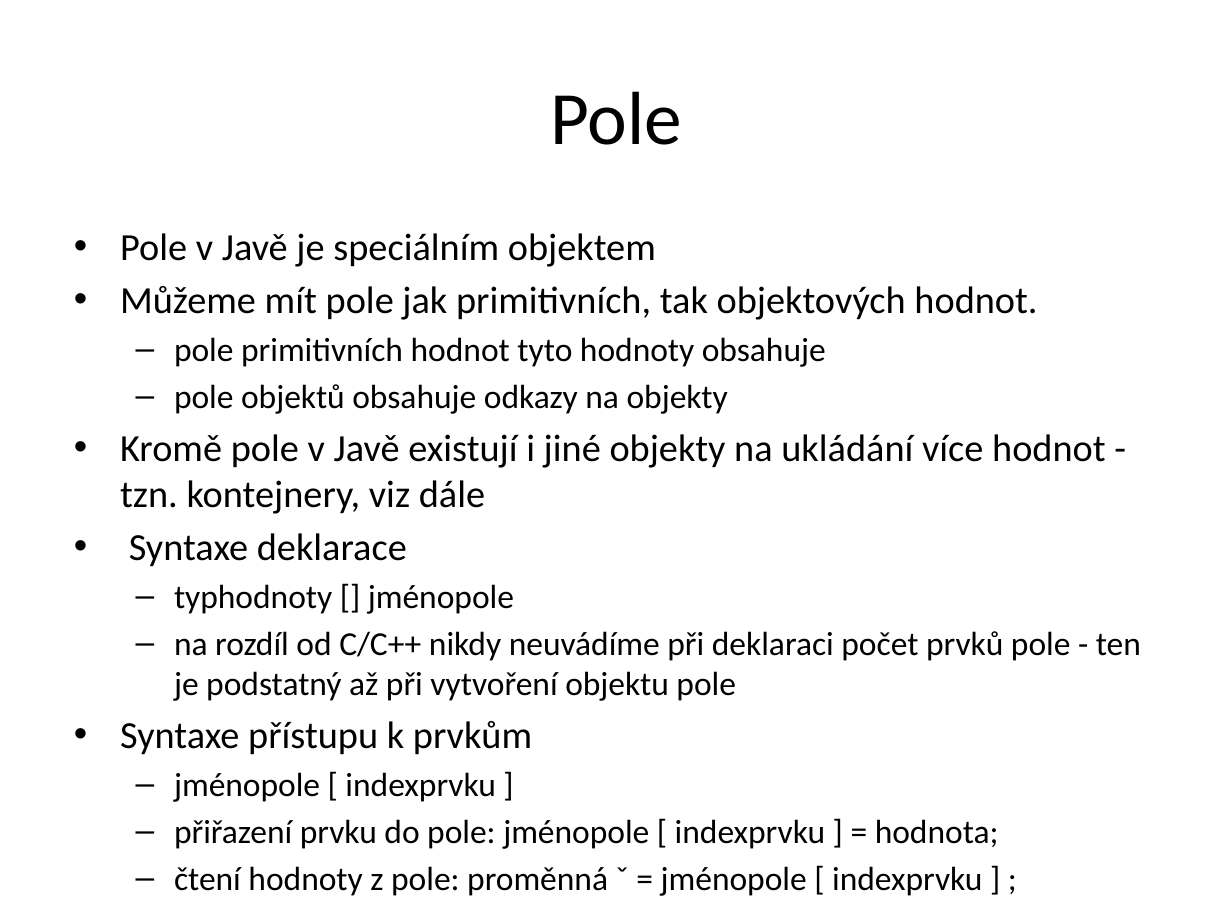
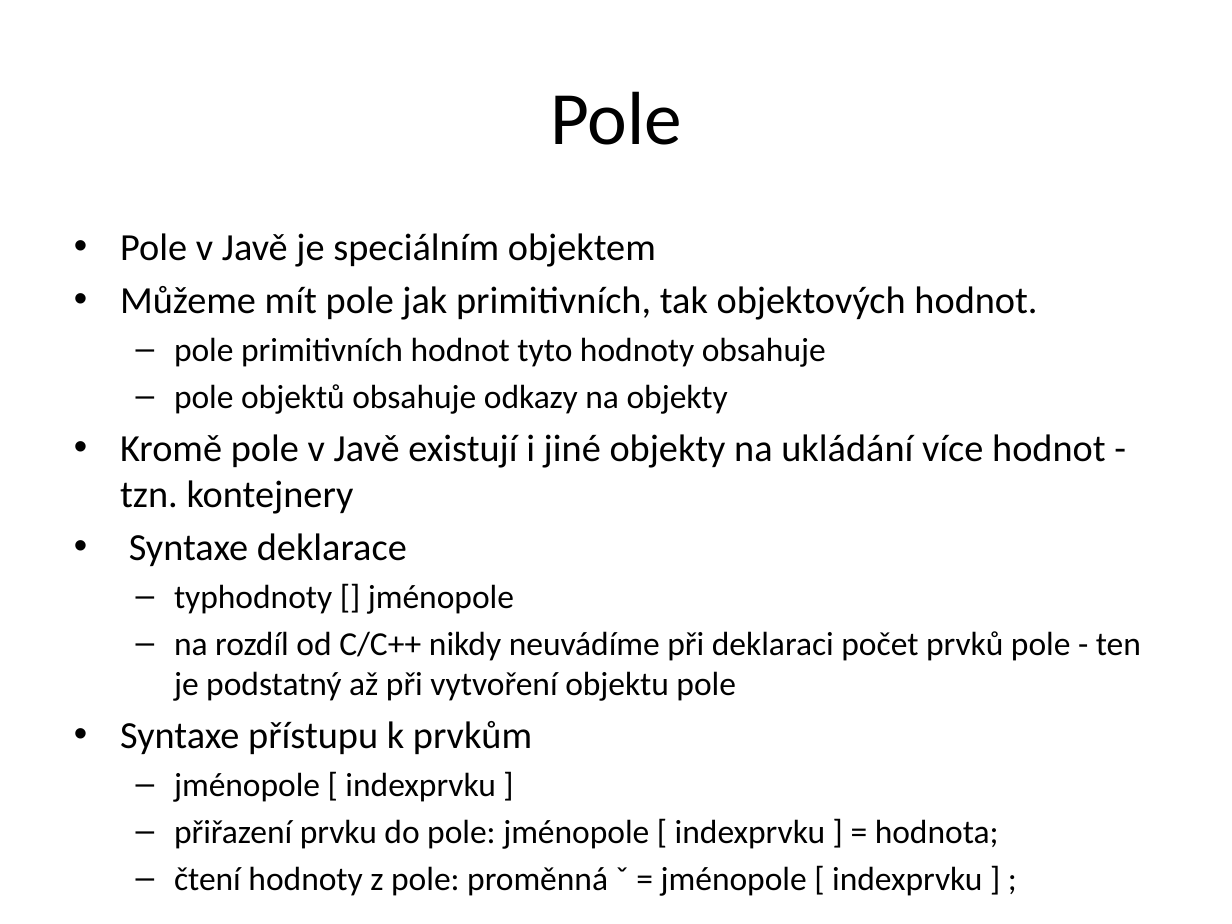
Before and after one commit to MichalNovak/allstuff, a slide deck: slide 2 of java.pptx. Drawn at 1232x924 pixels with LibreOffice and Linux fonts; fonts in the diff are those of the drawing. Boxes give left, top, right and bottom in pixels: in the first picture for what was removed or moved away, otherwise in the second. Text is boxed around its words. In the diff, an @@ line names an element or a change of style, - is before the commit and + after.

Commit message:
java
java

```diff
--- a/java.pptx
+++ b/java.pptx
@@ text at [120,434,1106,514]: text changed @@
-• Kromě pole v Javě existují i jiné objekty na ukládání více hodnot - tzn. kontejnery, viz dále
+• Kromě pole v Javě existují i jiné objekty na ukládání více hodnot - tzn. kontejnery
```
